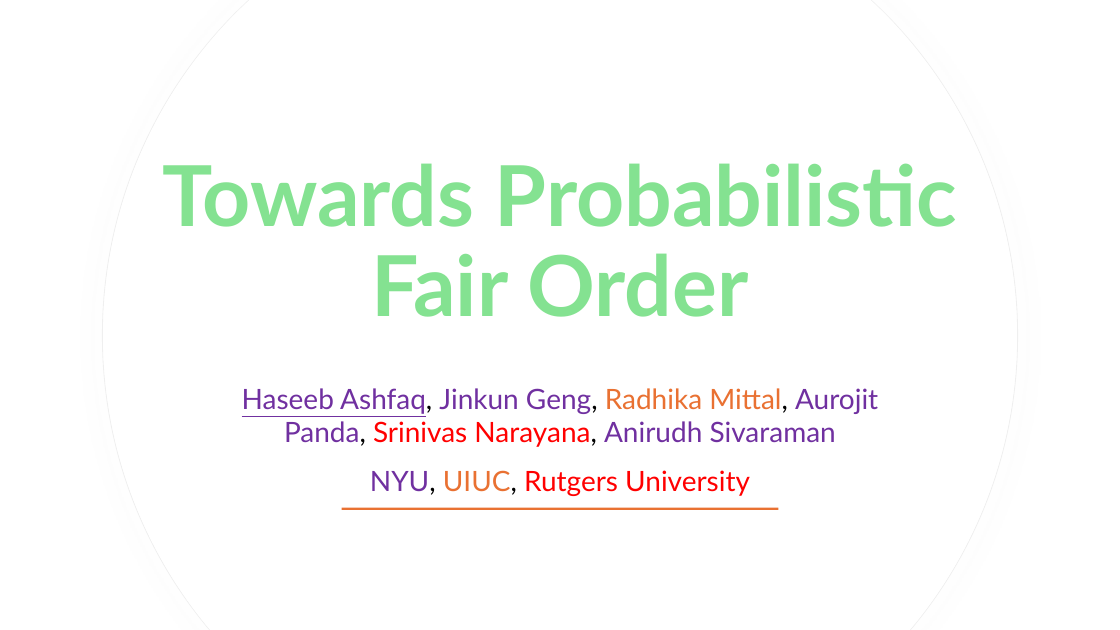
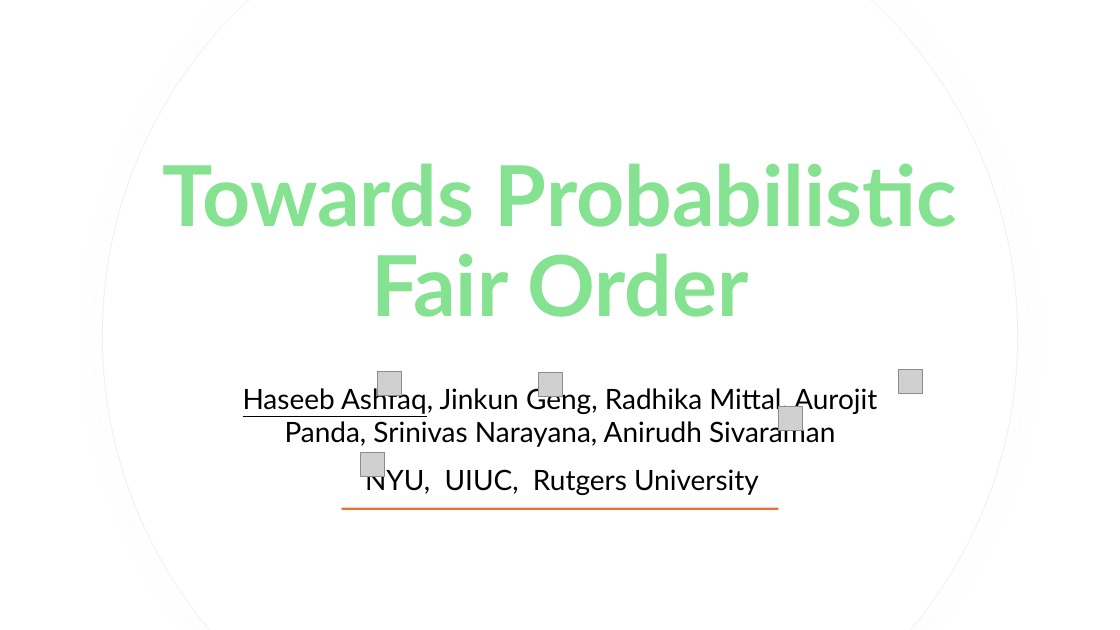
Before and after one commit to HaseebLUMS/Onyx-Presentation, a slide deck: slide 1 of tommy_hotnets_v2.pptx. Drawn at 1120x630 pixels with LibreOffice and Linux fonts; fonts in the diff are those of the drawing; grey boxes stand for pictures; background and template pictures are left out. Boxes give left, top, right and bottom in pixels: in the first picture for what was removed or moved away, otherwise in the second. Text is boxed around its words. In the diff, an @@ line names an element or a change of style, - is before the commit and + after.

Commit message:
updated

```diff
--- a/tommy_hotnets_v2.pptx
+++ b/tommy_hotnets_v2.pptx
@@ text "Haseeb Ashfaq, Jinkun Geng, Radhika ..." at (243, 385, 877, 447): text colour #7030A0 to #000000 in "Haseeb Ashfaq, Jinkun Geng, Aurojit Panda, Anirudh ..."; text colour #E97132 to #000000 in "Radhika Mittal,"; text colour #FF0000 to #000000 in "Srinivas Narayana," @@
@@ picture added at (377, 371, 402, 396) @@
@@ picture added at (539, 373, 563, 397) @@
@@ picture added at (898, 370, 923, 394) @@
@@ picture added at (779, 407, 803, 431) @@
@@ text "NYU, UIUC, Rutgers University" at (365, 466, 759, 495): text colour #7030A0 to #000000 in "NYU,"; text colour #E97132 to #000000 in "UIUC,"; text colour #FF0000 to #000000 in "Rutgers University" @@
@@ picture added at (360, 453, 385, 477) @@
```
Also in this commit, not shown: 1 slide removed.
